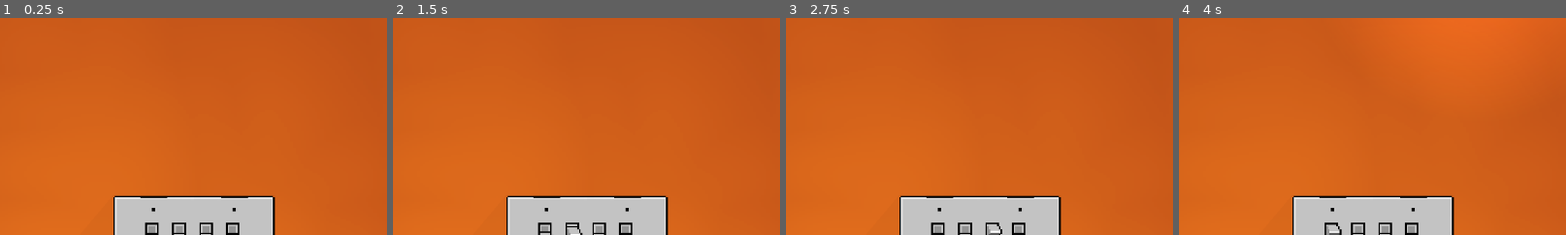
Above: before the commit, frames 1-4 (left to right).
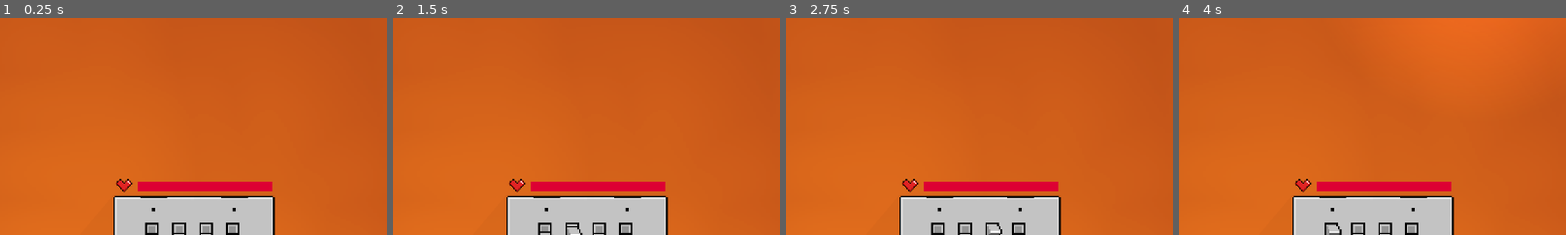
Above: after the commit, the same moments.

Repository: Xtrrae/switch-defense
Game: Godot game, scene res://scenes/game.tscn
The game is run twice, just before and just after one commit, with the same random seed, the same clock (stepped at 60 frames per second) and the same inputs.
Inputs:
- Up to frame 1 (0.25 s): no input
- Up to frame 2 (1.5 s): tap Enter at 0.5 s; hold 1 (switch_1) 0.53-1.28 s; tap Space at 1.25 s; tap 2 (switch_2) at 1.35 s
- Up to frame 3 (2.75 s): hold 3 (switch_3) from 2.03 s (still down)
- Up to frame 4 (4 s): release 3 (switch_3) at 2.78 s; tap 4 (switch_4) at 2.85 s; hold 1 (switch_1) from 3.53 s (still down)
The pictures show only the part of the screen within x 25-75%, y 0-50%; the shares and areas given below are measured in that part.

The runs differ from the first frame. In frame 1, 1.7% of the frame differs, in the area x 29-71%, y 74-81%; in frame 2, 1.7%; in frame 3, 1.7%; in frame 4, 1.7%.

Commit message:
add health and a bar to represent the health value

Diff:
--- a/switch-defence/scenes/game.tscn
+++ b/switch-defence/scenes/game.tscn
@@ -3,6 +3,8 @@
 [ext_resource type="PackedScene" uid="uid://2gcdsvi1m8id" path="res://scenes/input.tscn" id="1_lnu2h"]
 [ext_resource type="Script" uid="uid://qbk2w6ii4lvg" path="res://scripts/spawner.gd" id="1_uwrxv"]
 [ext_resource type="PackedScene" uid="uid://ckut456q8gpwj" path="res://scenes/points.tscn" id="2_yqjtg"]
+[ext_resource type="Script" uid="uid://tfb6dgm54yt" path="res://scenes/health.gd" id="3_iywne"]
+[ext_resource type="Texture2D" uid="uid://j65ycpfdjk0a" path="res://assets/hearts-spritesheet.png" id="4_lbhrr"]
 
 [sub_resource type="Gradient" id="Gradient_lnu2h"]
 colors = PackedColorArray(1, 0.5294118, 0.1254902, 1, 0.7137255, 0.29803923, 0.09019608, 1)
@@ -23,6 +25,16 @@
 vertices = PackedVector2Array(1722.2188, -674.59375, 1768.7188, 1259.9766, -1049.4375, 994.9375, -940.6094, -841.3906)
 polygons = Array[PackedInt32Array]([PackedInt32Array(0, 1, 2, 3)])
 outlines = Array[PackedVector2Array]([PackedVector2Array(-950, -852, 1732, -684, 1779, 1271, -1060, 1004)])
+
+[sub_resource type="StyleBoxFlat" id="StyleBoxFlat_lbhrr"]
+bg_color = Color(0, 0, 0, 1)
+
+[sub_resource type="StyleBoxFlat" id="StyleBoxFlat_iywne"]
+bg_color = Color(0.8671586, 0, 0.19845164, 1)
+
+[sub_resource type="AtlasTexture" id="AtlasTexture_iywne"]
+atlas = ExtResource("4_lbhrr")
+region = Rect2(16, 32, 80, 64)
 
 [node name="Node2D" type="Node2D" unique_id=1330494218]
 
@@ -58,6 +70,27 @@
 
 [node name="CanvasLayer" type="CanvasLayer" parent="." unique_id=911453835]
 
+[node name="HealthProgressBar" type="ProgressBar" parent="CanvasLayer" unique_id=742211854]
+offset_left = 493.0
+offset_top = 244.0
+offset_right = 693.0
+offset_bottom = 258.0
+theme_override_styles/background = SubResource("StyleBoxFlat_lbhrr")
+theme_override_styles/fill = SubResource("StyleBoxFlat_iywne")
+value = 100.0
+show_percentage = false
+script = ExtResource("3_iywne")
+
+[node name="HealthTextureRect" type="TextureRect" parent="CanvasLayer/HealthProgressBar" unique_id=1110391649]
+layout_mode = 0
+offset_left = -36.99997
+offset_top = -6.9999847
+offset_right = 43.000015
+offset_bottom = 57.0
+scale = Vector2(0.4, 0.4)
+texture = SubResource("AtlasTexture_iywne")
+expand_mode = 3
+
 [node name="Points" parent="CanvasLayer" unique_id=2083446943 instance=ExtResource("2_yqjtg")]
 
 [connection signal="combination_changed" from="Input" to="Spawner" method="_on_input_combination_changed"]
--- /dev/null
+++ b/switch-defence/scenes/health.gd
@@ -0,0 +1,18 @@
+extends ProgressBar
+
+var health = 100;
+
+# Called when the node enters the scene tree for the first time.
+func _ready() -> void:
+	pass # Replace with function body.
+
+
+# Called every frame. 'delta' is the elapsed time since the previous frame.
+func _process(delta: float) -> void:
+	pass
+
+func change_health(d: float) -> void:
+	health -= d
+	value = health
+	if value <= 0:
+		print("dawg")
--- a/switch-defence/scenes/points.gd
+++ b/switch-defence/scenes/points.gd
@@ -22,7 +22,7 @@
 	points += d
 		# (0, 56] -> y=-0.0021x^2+.23521x+1.288
 	# (56, inf) -> y = .033x+7.85
-	if total_destroyed >= 56:
+	if total_destroyed <= 56:
 		level = roundi(-0.0021*pow(total_destroyed,2)+(.23521*total_destroyed)+1.288)
 	else:
 		level = roundi(.033*total_destroyed + 7.85)
--- a/switch-defence/scripts/input.gd
+++ b/switch-defence/scripts/input.gd
@@ -88,3 +88,4 @@
 	if body.name.contains("Monster"):
 		body.modulate = Color("red")
 		body.rebound()
+		$"../CanvasLayer/HealthProgressBar".change_health(body.attack)
--- a/switch-defence/scripts/spawner.gd
+++ b/switch-defence/scripts/spawner.gd
@@ -23,12 +23,12 @@
 		# speed focused
 		monster.type = "speed_focused"
 		monster.speed = min(.08 * points.level, max_speed)
-		monster.attack = min(points.level, max_attack)
+		monster.attack = min(points.level * 5, max_attack)
 	else:
 		# attack focused
 		monster.type = "attack_focused"
 		monster.speed = min(.04 * points.level, max_speed)
-		monster.attack = min(4 * points.level, max_attack)
+		monster.attack = min(points.level * 10, max_attack)
 
 
 	match randi_range(0, 3):
Binary file added: switch-defence/assets/hearts-spritesheet.png
Not shown, added: switch-defence/assets/hearts-spritesheet.png.import
Not shown, added: switch-defence/scenes/health.gd.uid
Not shown, changed: switch-defence/assets/.DS_Store
